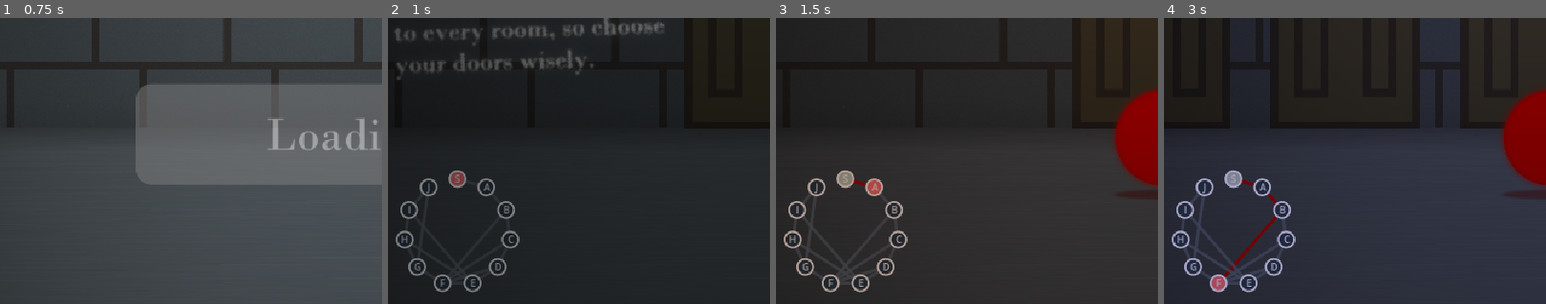
Above: before the commit, frames 1-4 (left to right).
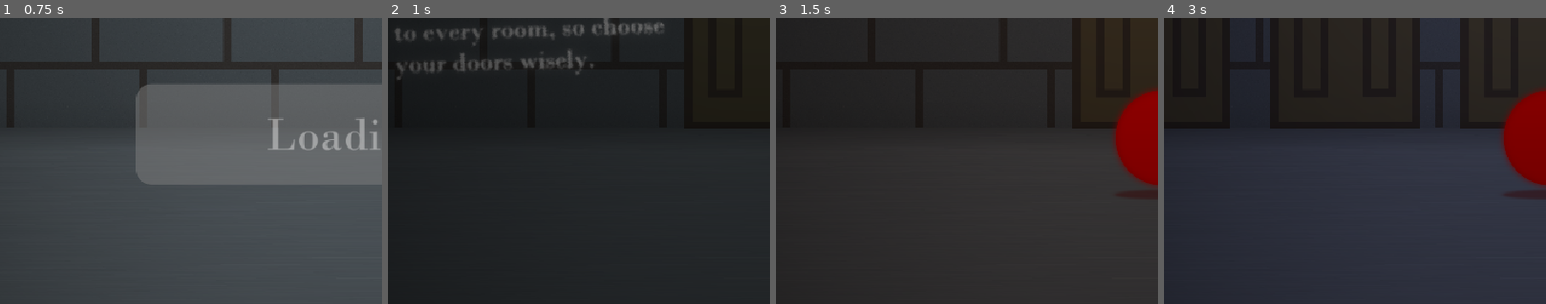
Above: after the commit, the same moments.

Repository: DasParijat/Prims-Dungeon
Game: Godot game, scene res://Home Menu/home_menu.tscn
Same seed, same stepped clock (60 frames per second), same inputs: the game is played once before the commit and once after it.
Inputs (mouse positions are % of the whole screen's width and height, from its top left):
- Up to frame 1 (0.75 s): click (50, 70) at 0.5 s
- Up to frame 2 (1 s): no input
- Up to frame 3 (1.5 s): click "efef" at 1.25 s
- Up to frame 4 (3 s): click "efef" at 2 s; click "efef" at 2.75 s
The pictures show only the part of the screen within x 2-52%, y 50-100%; the shares and areas given below are measured in that part.

Frame 1 is identical in both runs. In frame 2, 1.6% of the frame differs, in the area x 2-35%, y 53-96%; in frame 3, 1.9%; in frame 4, 2.9%.

Commit message:
Starting room node doesn't show in minimap
Also set minimap to be hidden by default

Diff:
--- a/Game/Minimap/minimap.gd
+++ b/Game/Minimap/minimap.gd
@@ -7,18 +7,25 @@
 const LOCKED_EDGE_COLOR := Color(0.36, 0.4, 0.45, 0.8)
 const OPEN_EDGE_COLOR := Color(0.7, 0.0, 0.0, 0.95)
 const ROOM_COLOR := Color(0.18, 0.24, 0.3, 1.0)
-const EXPLORED_ROOM_COLOR := Color(0.723, 0.788, 0.726, 1.0)
+const EXPLORED_ROOM_COLOR := Color(0.384, 0.433, 0.388, 1.0)
 const CURRENT_ROOM_COLOR := Color(1.0, 0.452, 0.462, 0.95)
+const PRIOR_ROOM_COLOR := Color(0.778, 0.459, 0.447, 0.95)
 
 var map_rooms : Array[Room] = []
 var map_doors : Array[Door] = []
 var current_room : Room
 
 func set_graph(rooms : Array[Room], doors : Array[Door]) -> void:
-	# Game removes START from its working arrays after the first transition.
-	# A shallow array copy retains the room/door objects but keeps this topology intact.
-	map_rooms = rooms.duplicate()
-	map_doors = doors.duplicate()
+	# The START room is a staging area, not a dungeon room, so it is not shown.
+	# The remaining shallow copies retain room/door state even after Game removes START.
+	map_rooms.clear()
+	map_doors.clear()
+	for room in rooms:
+		if room.letter_id != "START":
+			map_rooms.append(room)
+	for door in doors:
+		if door.room1.letter_id != "START" and door.room2.letter_id != "START":
+			map_doors.append(door)
 	queue_redraw()
 
 func set_current_room(room : Room) -> void:
--- a/Game/game.tscn
+++ b/Game/game.tscn
@@ -93,6 +93,7 @@
 label_settings = SubResource("LabelSettings_nm3xk")
 
 [node name="Minimap" parent="." unique_id=108660044 instance=ExtResource("6_oomkl")]
+visible = false
 layout_mode = 1
 anchors_preset = -1
 anchor_left = -0.016
